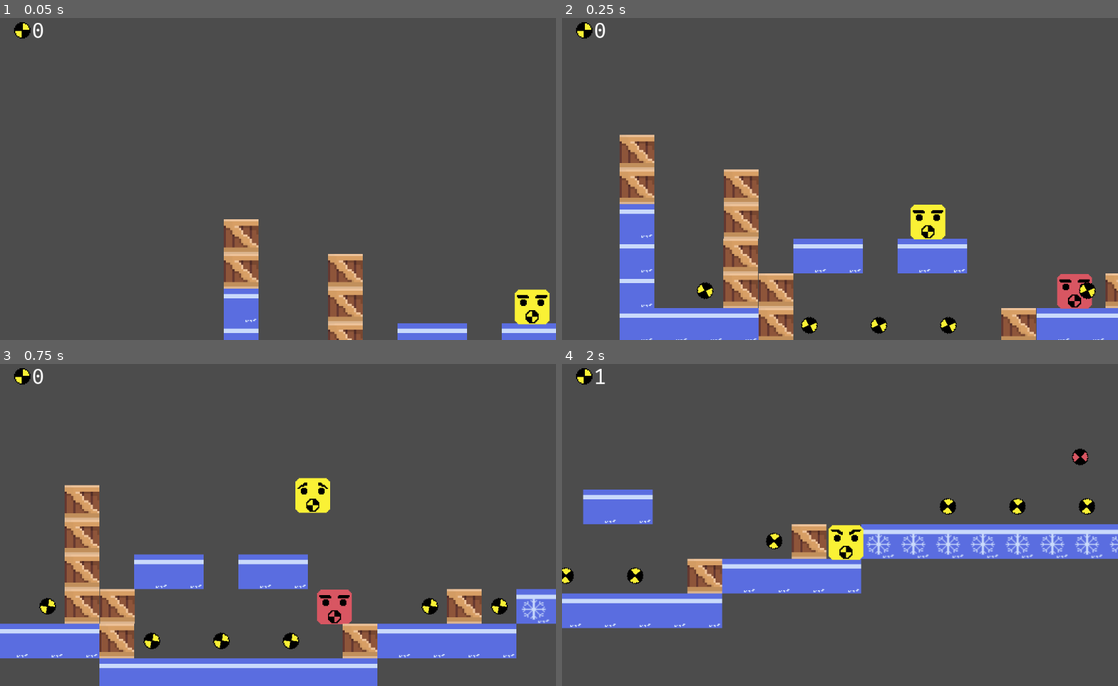
Above: before the commit, frames 1-4 (two rows, left to right).
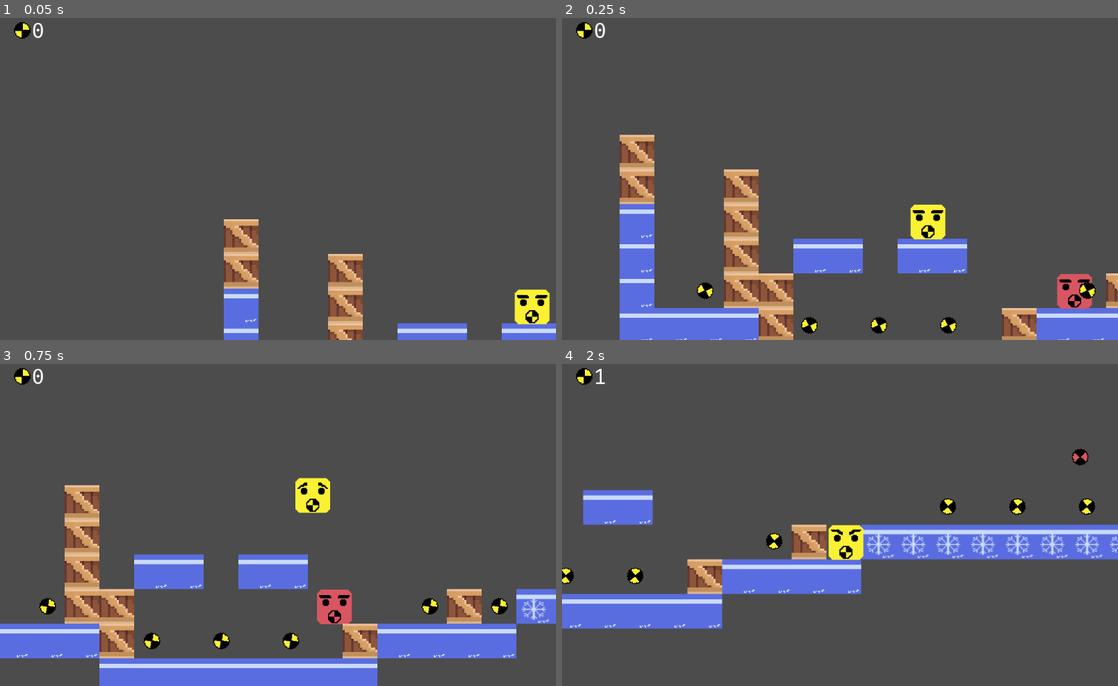
Above: after the commit, the same moments.

Repository: emerycp/2DExperimentation
Game: Godot game, scene res://Scenes/Main.tscn
Same seed, same stepped clock (60 frames per second), same inputs: the game is played once before the commit and once after it.
Inputs:
- Up to frame 1 (0.05 s): no input
- Up to frame 2 (0.25 s): no input
- Up to frame 3 (0.75 s): hold D (move_right) from 0.53 s (still down); tap J (action_one) at 0.6 s
- Up to frame 4 (2 s): keep holding D (move_right); tap K (action_two) at 1.35 s

Frame 1 is identical in both runs. In frame 2, 0.2% of the frame differs, in the area x 29-100%, y 68-100%; in frame 3, less than 0.1%; in frame 4, 1.5%, in the area x 0-100%, y 26-83%.

Commit message:
Crates changes. Kinematic -> Rigid

Diff:
--- a/Scenes/Crates.tscn
+++ b/Scenes/Crates.tscn
@@ -6,14 +6,15 @@
 [sub_resource type="RectangleShape2D" id=1]
 extents = Vector2( 16, 16 )
 
-[node name="KinematicBody2D" type="KinematicBody2D"]
+[sub_resource type="RectangleShape2D" id=3]
+extents = Vector2( 16, 16 )
+
+[node name="KinematicBody2D" type="RigidBody2D"]
 collision_layer = 23
 collision_mask = 16
+mode = 1
+gravity_scale = 0.5
 script = ExtResource( 2 )
-
-[node name="CollisionArea2D2" type="CollisionShape2D" parent="."]
-position = Vector2( 16, 16 )
-shape = SubResource( 1 )
 
 [node name="Area2D" type="Area2D" parent="."]
 
@@ -25,4 +26,8 @@
 position = Vector2( 16, 16 )
 shape = SubResource( 1 )
 
+[node name="CollisionShape2D" type="CollisionShape2D" parent="."]
+position = Vector2( 16, 16 )
+shape = SubResource( 3 )
+
 [connection signal="area_entered" from="Area2D" to="." method="_on_Area_entered"]
--- a/Scripts/Crates.gd
+++ b/Scripts/Crates.gd
@@ -1,4 +1,4 @@
-extends KinematicBody2D
+extends RigidBody2D
 
 onready var chipScene = load("res://Scenes/Chip.tscn")
 
@@ -8,9 +8,9 @@
 func _ready():
 	pass # Replace with function body.
 
-func _physics_process(delta):
-	vel.y += get_parent().gravity * delta
-	vel = move_and_slide(vel, Vector2.UP)
+#func _physics_process(delta):
+#	vel.y += get_parent().gravity * delta
+#	vel = move_and_slide(vel, Vector2.UP)	vel = move_and_slidevel, Vector2.UP)
 
 func _on_Area_entered(pArea):
 	if(pArea.name == "Bullet"):
Not shown: 1 places in Scenes/Crates.tscn that only renumber resources
